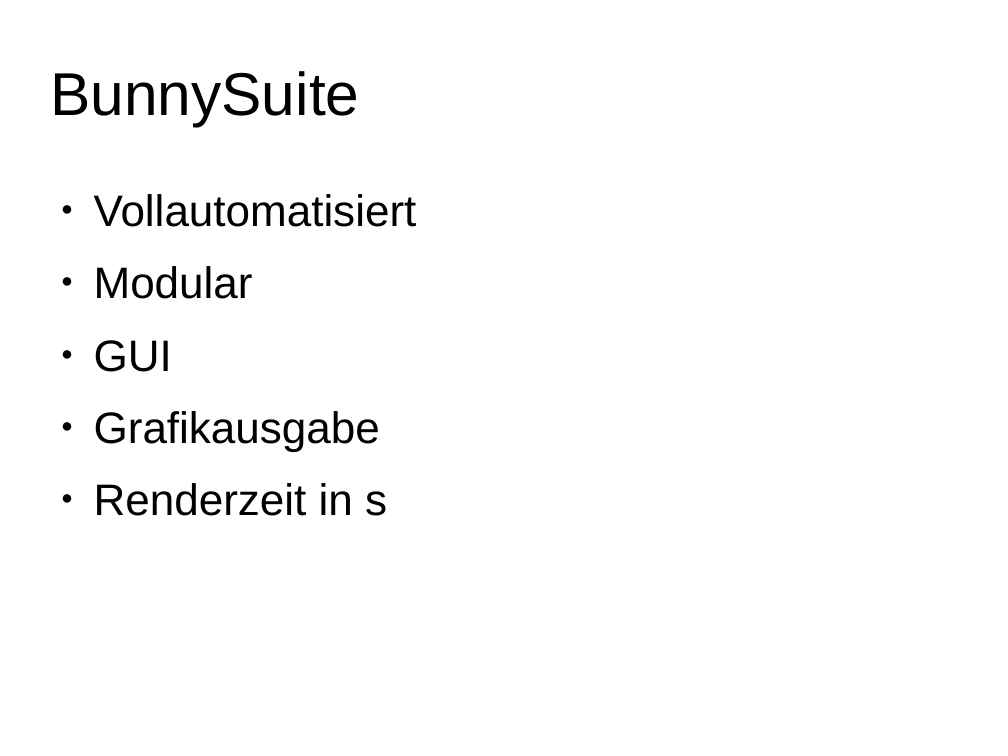
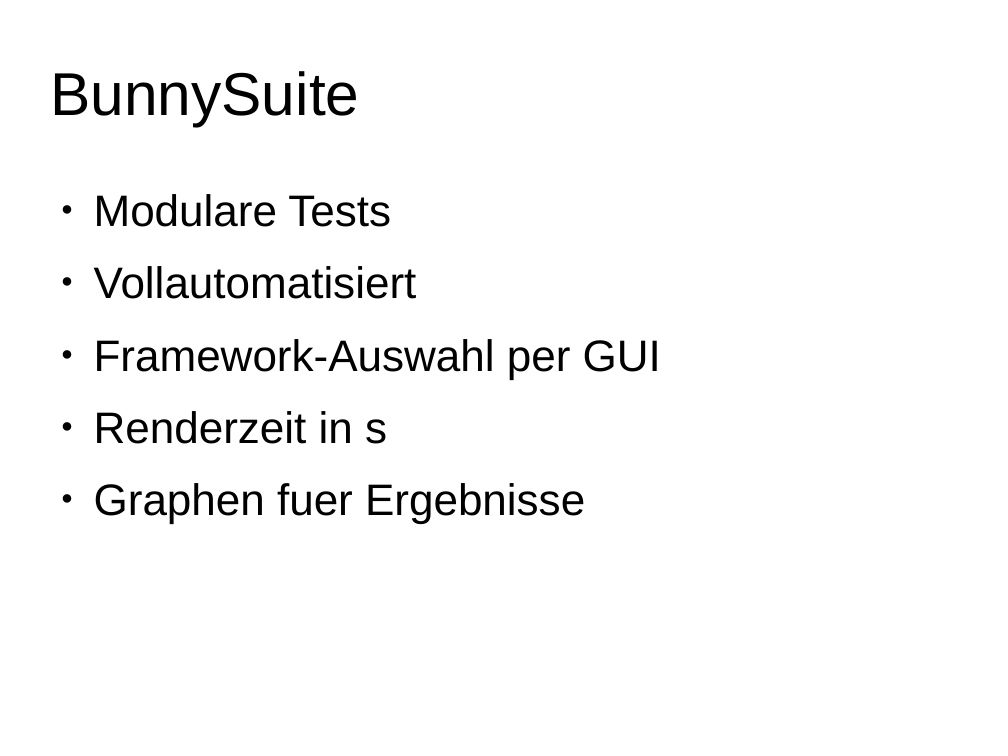
Before and after one commit to LiXiling/bunnysuite, a slide deck: slide 4 of Ausarbeitung/Presentation.odp (slide 5 before the commit). Drawn at 1008x756 pixels with LibreOffice and Linux fonts; fonts in the diff are those of the drawing; background and template pictures are left out. Boxes give left, top, right and bottom in pixels: in the first picture for what was removed or moved away, otherwise in the second. Text is boxed around its words. In the diff, an @@ line names an element or a change of style, - is before the commit and + after.

```diff
--- a/Ausarbeitung/Presentation.odp
+++ b/Ausarbeitung/Presentation.odp
@@ text at (94,194,391,227): paragraph added @@
+● Modulare Tests
@@ text at (94,339,661,379): text changed @@
-● Modular
-● GUI
-● Grafikausgabe
+● Framework-Auswahl per GUI
@@ text at (94,483,585,524): paragraph added @@
+● Graphen fuer Ergebnisse
```
Also in this commit, not shown: 1 other slide changed, 4 slides added, 2 slides removed, 1 other file.
